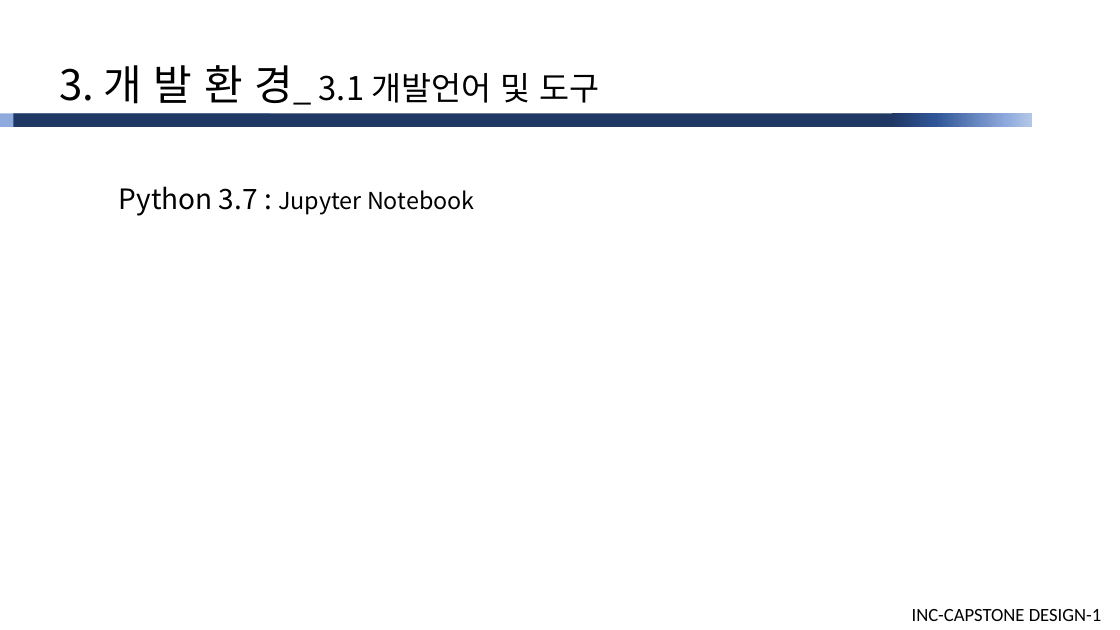
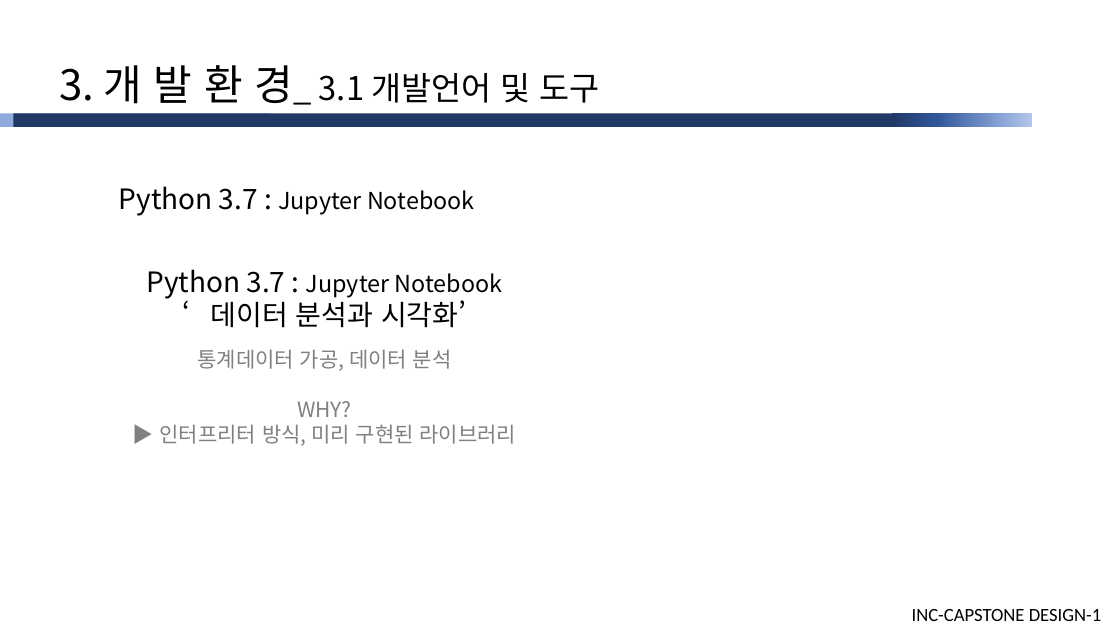
Before and after one commit to cutiecrab/CAR, a slide deck: slide 7 of 주차별 상세/10주/[피드백미반영]산학캡스톤디자인1_발표자료(10주).pptx. Drawn at 1120x630 pixels with LibreOffice and Linux fonts; fonts in the diff are those of the drawing. Boxes give left, top, right and bottom in pixels: in the first picture for what was removed or moved away, otherwise in the second. Text is boxed around its words. In the diff, an @@ line names an element or a change of style, - is before the commit and + after.

```diff
--- a/주차별 상세/10주/[피드백미반영]산학캡스톤디자인1_발표자료(10주).pptx
+++ b/주차별 상세/10주/[피드백미반영]산학캡스톤디자인1_발표자료(10주).pptx
@@ text added at box(146, 269, 517, 446), 18 pt, text #000000 @@
+Python 3.7 : Jupyter Notebook
+‘데이터 분석과 시각화’
+통계데이터 가공, 데이터 분석
+WHY?
+▶ 인터프리터 방식, 미리 구현된 라이브러리
```
Also in this commit, not shown: 8 other slides changed, 15 other files.
